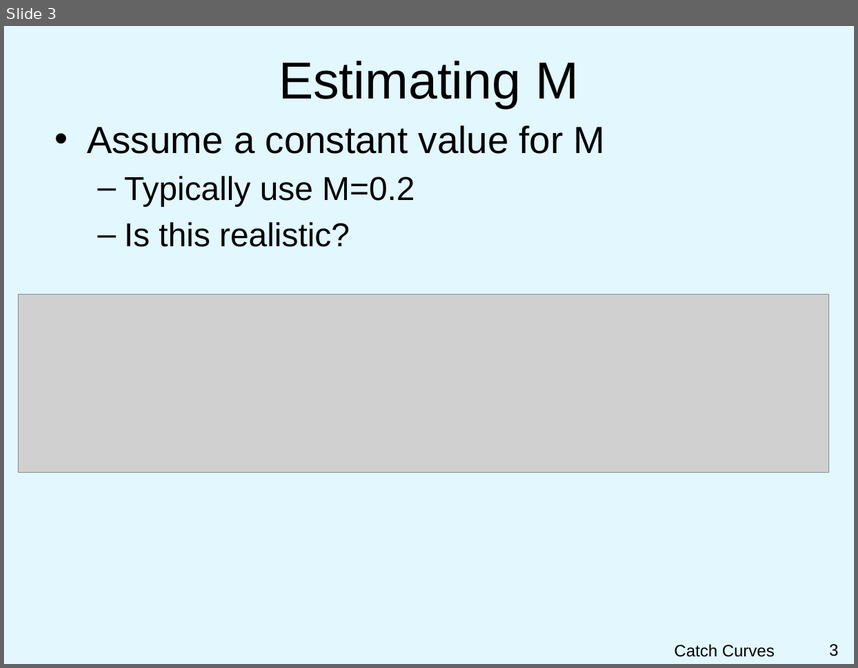
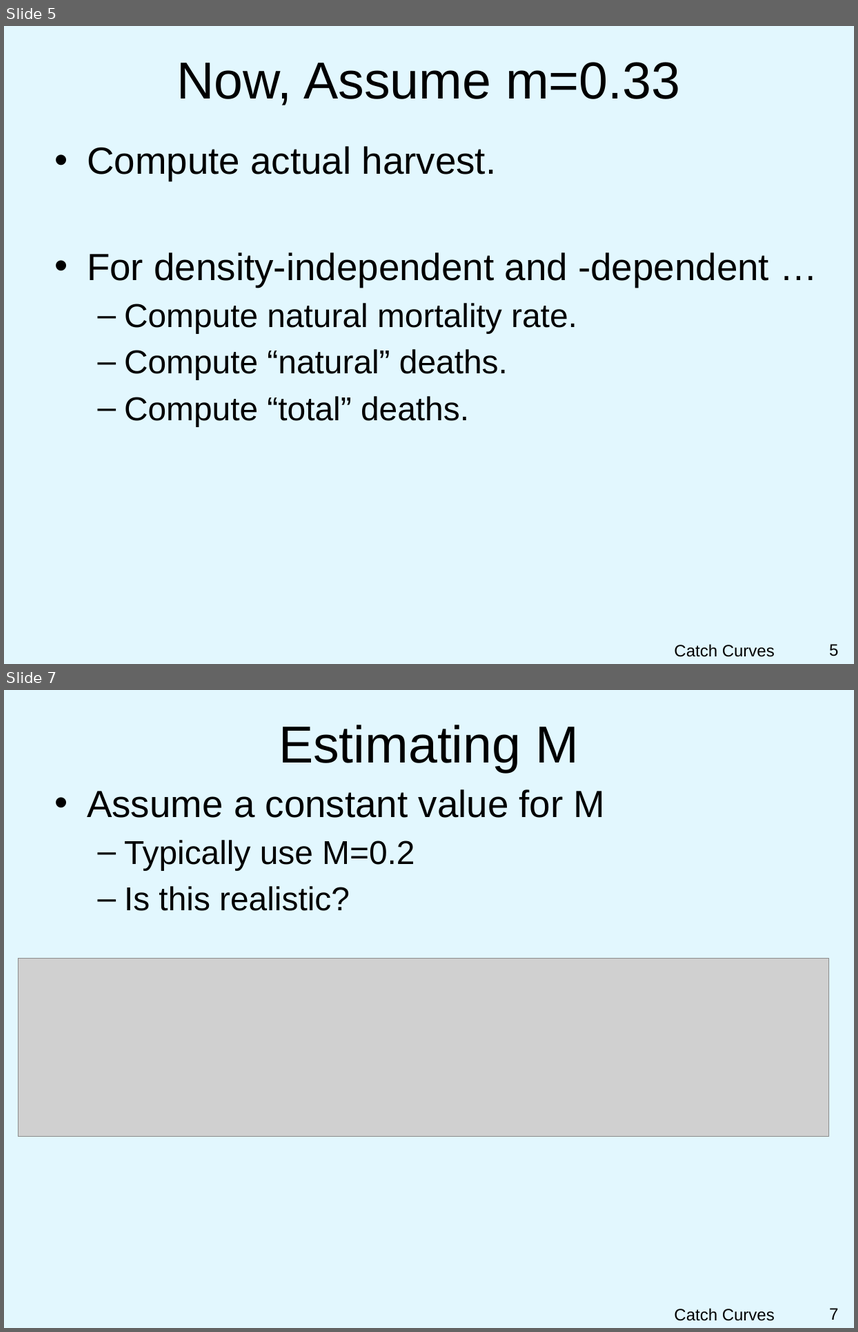
Before and after one commit to droglenc/NCNRS349, a slide deck: modules/Mortality/PPT_Components.pptx. Shown one above the other, each under a label of ours: slide 3 before the commit, slides 5 and 7 after it; the slides between them are not shown. The pictures are 858x668 and 858x1332 pixels, drawn with LibreOffice and Linux fonts; fonts in the diff are those of the drawing; grey boxes stand for pictures; background and template pictures are left out. Boxes give left, top, right and bottom in pixels: in the first picture for what was removed or moved away, otherwise in the second. Text is boxed around its words. In the diff, an @@ line names an element or a change of style, - is before the commit and + after.

```diff
--- a/modules/Mortality/PPT_Components.pptx
+++ b/modules/Mortality/PPT_Components.pptx
@@ slide 5 added at box(4, 26, 854, 664), background picture (left out) @@
@@ title added at box(176, 62, 680, 105), 44 pt, text #000000 @@
+Now, Assume m=0.33
@@ text added at box(87, 146, 769, 426), 28 pt, text #000000 @@
+• Compute actual harvest.
+• For density-independent and -dependent …
+  – Compute natural mortality rate.
+  – Compute “natural” deaths.
+  – Compute “total” deaths.
@@ text added at box(674, 644, 775, 657), 14 pt, text #000000 @@
+Catch Curves
@@ page number added at box(829, 644, 838, 656), 14 pt, text #000000 @@
+5
@@ what was slide 3 is now slide 7 @@
@@ page number at box(829, 1308, 838, 1319): text changed @@
-3
+7
```
Also in this commit, not shown: 1 slide changed, 3 other slides added.
